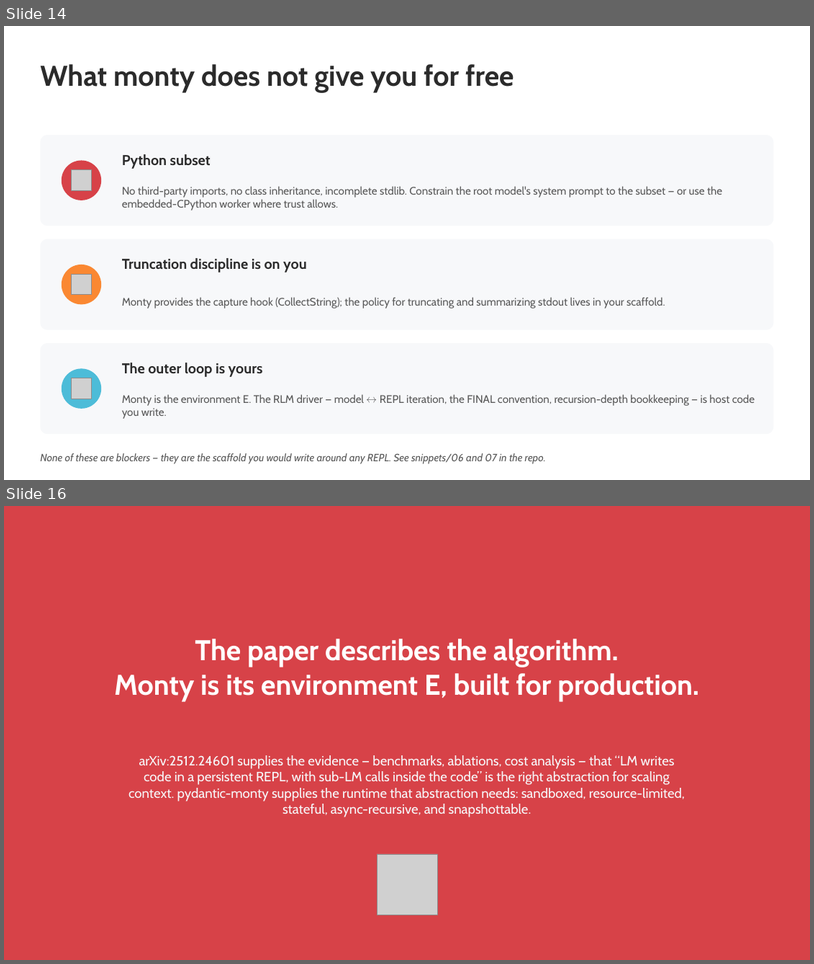
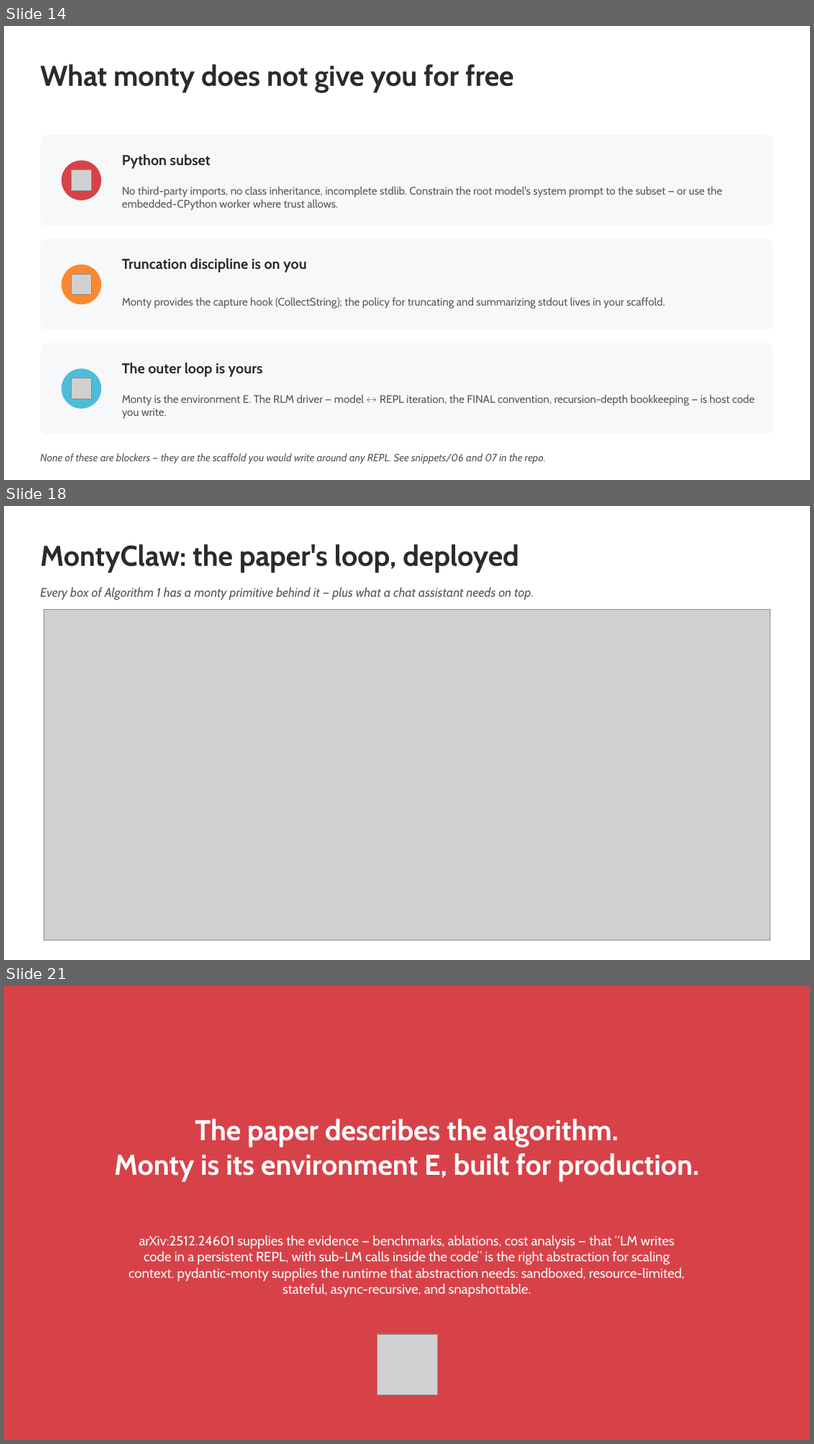
Before and after one commit to batprem/monty-claw, a slide deck: docs/presentations/monty-sandbox-rlm.pptx. Shown one above the other, each under a label of ours: slides 14 and 16 before the commit, slides 14, 18 and 21 after it; the slides between them are not shown. The pictures are 814x964 and 814x1444 pixels, drawn with LibreOffice and Linux fonts; fonts in the diff are those of the drawing; grey boxes stand for pictures. Boxes give left, top, right and bottom in pixels: in the first picture for what was removed or moved away, otherwise in the second. Text is boxed around its words. In the diff, an @@ line names an element or a change of style, - is before the commit and + after.

```diff
--- a/docs/presentations/monty-sandbox-rlm.pptx
+++ b/docs/presentations/monty-sandbox-rlm.pptx
@@ slide 18 added at (4, 506, 810, 960), background #FFFFFF @@
@@ text added at (40, 544, 519, 572), 34 pt, text #2B2B2B, bold @@
+MontyClaw: the paper's loop, deployed
@@ text added at (40, 587, 534, 600), 15 pt, text #595959, italic @@
+Every box of Algorithm 1 has a monty primitive behind it — plus what a chat assistant needs on top.
@@ picture added at (44, 610, 771, 940) @@
@@ what was slide 16 is now slide 21 @@
```
Also in this commit, not shown: 1 slide changed, 4 other slides added, 6 other files.
